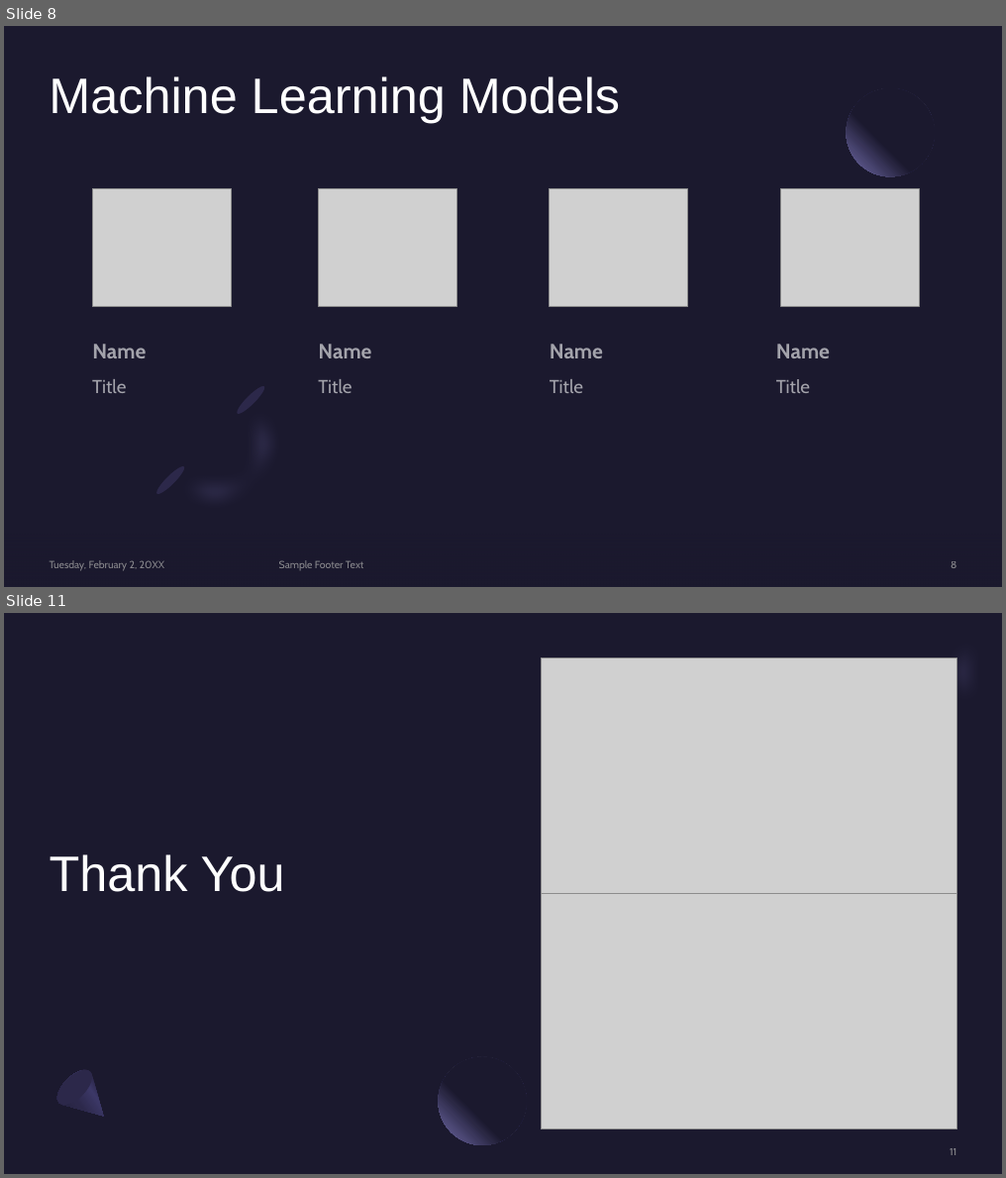
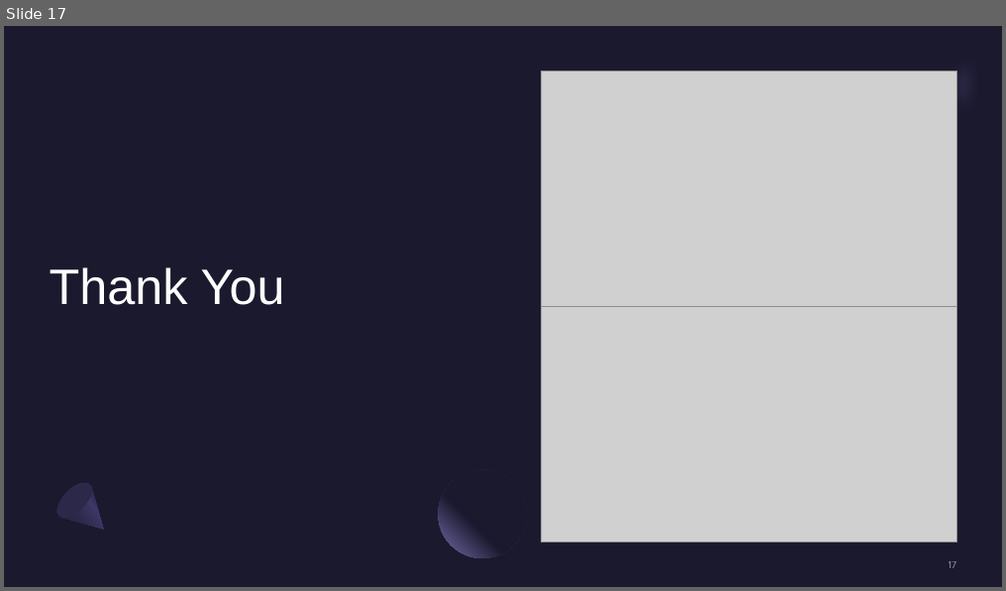
Before and after one commit to andrew-voortman/ML_Loan_Prediction_Model, a slide deck: Machine Learning Loan Predictions PP.pptx. Shown one above the other, each under a label of ours: slides 8 and 11 before the commit, slide 17 after it; the slides between them are not shown. The pictures are 1006x1178 and 1006x591 pixels, drawn with LibreOffice and Linux fonts; fonts in the diff are those of the drawing; grey boxes stand for pictures. Boxes give left, top, right and bottom in pixels: in the first picture for what was removed or moved away, otherwise in the second. Text is boxed around its words. In the diff, an @@ line names an element or a change of style, - is before the commit and + after.

```diff
--- a/Machine Learning Loan Predictions PP.pptx
+++ b/Machine Learning Loan Predictions PP.pptx
@@ slide 8 removed at (x1=4, y1=26, x2=1002, y2=587), background #1B192E @@
@@ title removed at (x1=49, y1=76, x2=620, y2=123) @@
-Machine Learning Models
@@ ellipse removed at (x1=846, y1=88, x2=935, y2=176) @@
@@ picture removed at (x1=92, y1=189, x2=231, y2=307) @@
@@ picture removed at (x1=319, y1=189, x2=456, y2=307) @@
@@ picture removed at (x1=549, y1=189, x2=688, y2=307) @@
@@ picture removed at (x1=780, y1=189, x2=919, y2=307) @@
@@ text removed at (x1=92, y1=344, x2=146, y2=359) @@
-Name
@@ text removed at (x1=318, y1=344, x2=371, y2=359) @@
-Name
@@ text removed at (x1=549, y1=344, x2=603, y2=359) @@
-Name
@@ text removed at (x1=776, y1=344, x2=830, y2=359) @@
-Name
@@ text removed at (x1=92, y1=379, x2=126, y2=393) @@
-Title
@@ text removed at (x1=318, y1=379, x2=351, y2=393) @@
-Title
@@ text removed at (x1=549, y1=379, x2=583, y2=393) @@
-Title
@@ text removed at (x1=776, y1=379, x2=810, y2=393) @@
-Title
@@ group removed at (x1=148, y1=377, x2=319, y2=549): 2 freeform shapes, 2 ellipses @@
@@ rectangle removed at (x1=4, y1=498, x2=1002, y2=587) @@
@@ text removed at (x1=50, y1=561, x2=164, y2=571) @@
-Tuesday, February 2, 20XX
@@ text removed at (x1=279, y1=561, x2=364, y2=570) @@
-Sample Footer Text
@@ page number removed at (x1=950, y1=562, x2=956, y2=569) @@
-8
@@ what was slide 11 is now slide 17 @@
@@ page number at (x1=948, y1=562, x2=957, y2=569): text changed @@
-11
+17
```
Also in this commit, not shown: 6 slides changed, 8 slides added, 1 other slide removed.
